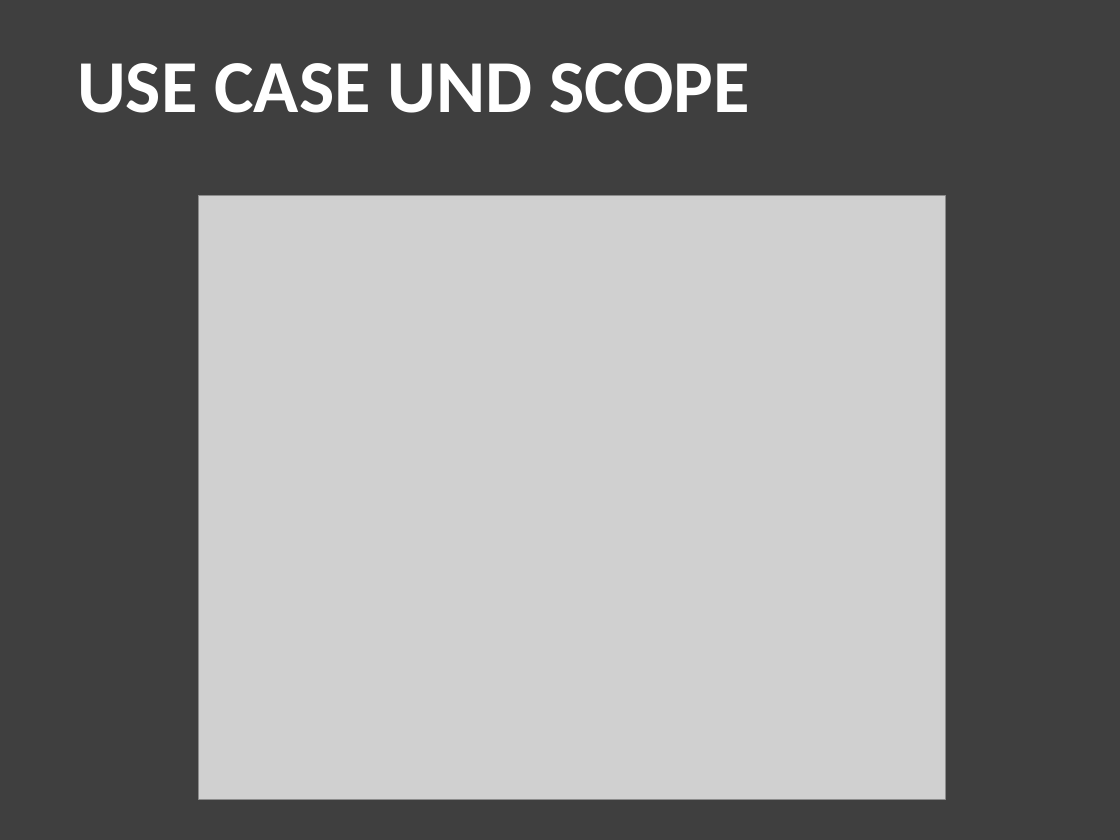
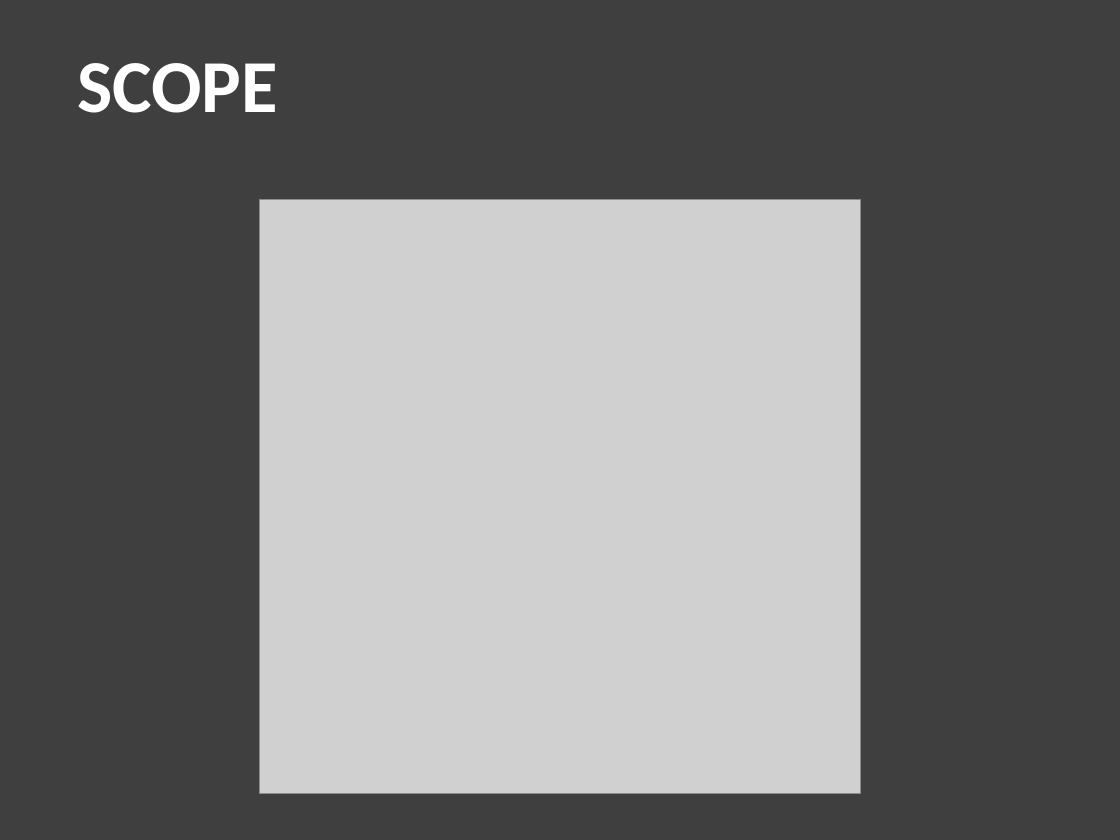
Before and after one commit to jeanin92/DieVerrueckteSightseeingtour, a slide deck: slide 4 of Presentation/abschlusspraesentation.pptx. Drawn at 1120x840 pixels with LibreOffice and Linux fonts; fonts in the diff are those of the drawing; grey boxes stand for pictures; background and template pictures are left out. Boxes give left, top, right and bottom in pixels: in the first picture for what was removed or moved away, otherwise in the second. Text is boxed around its words. In the diff, an @@ line names an element or a change of style, - is before the commit and + after.

```diff
--- a/Presentation/abschlusspraesentation.pptx
+++ b/Presentation/abschlusspraesentation.pptx
@@ text at [77, 63, 278, 113]: text changed @@
-USE CASE UND SCOPE
+SCOPE
@@ picture: place and size @@
-picture at [198, 196, 945, 800]
+picture at [259, 199, 860, 794]
```
Also in this commit, not shown: 11 other slides changed, 2 slides added, 2 slides removed.
